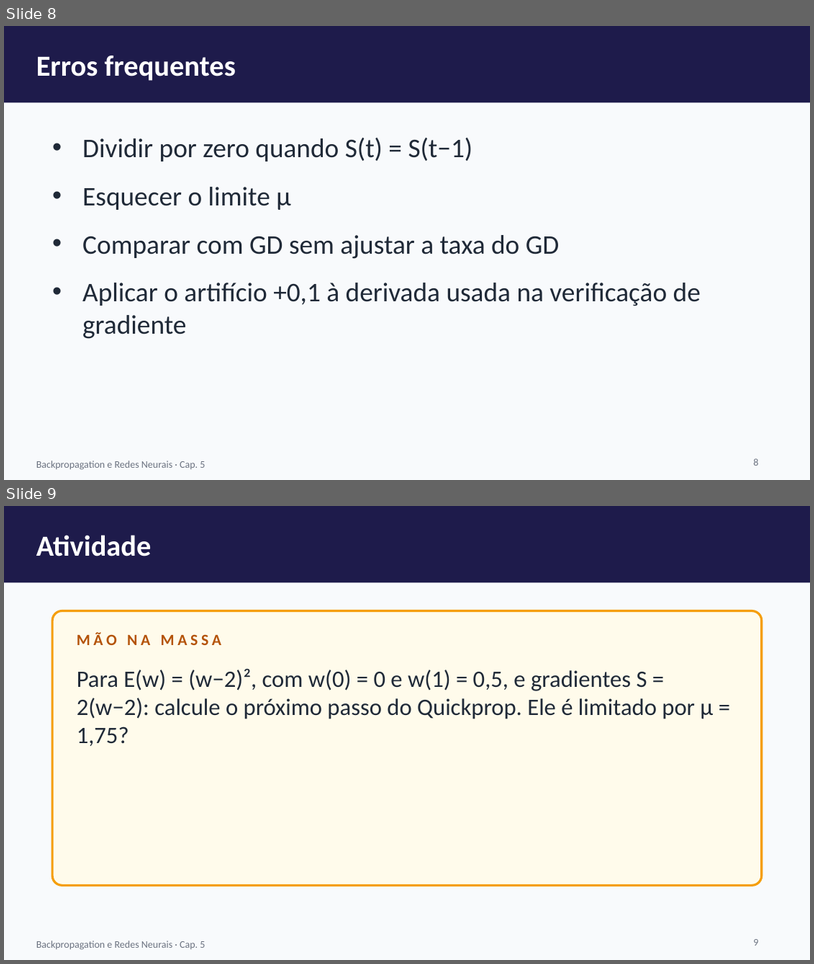
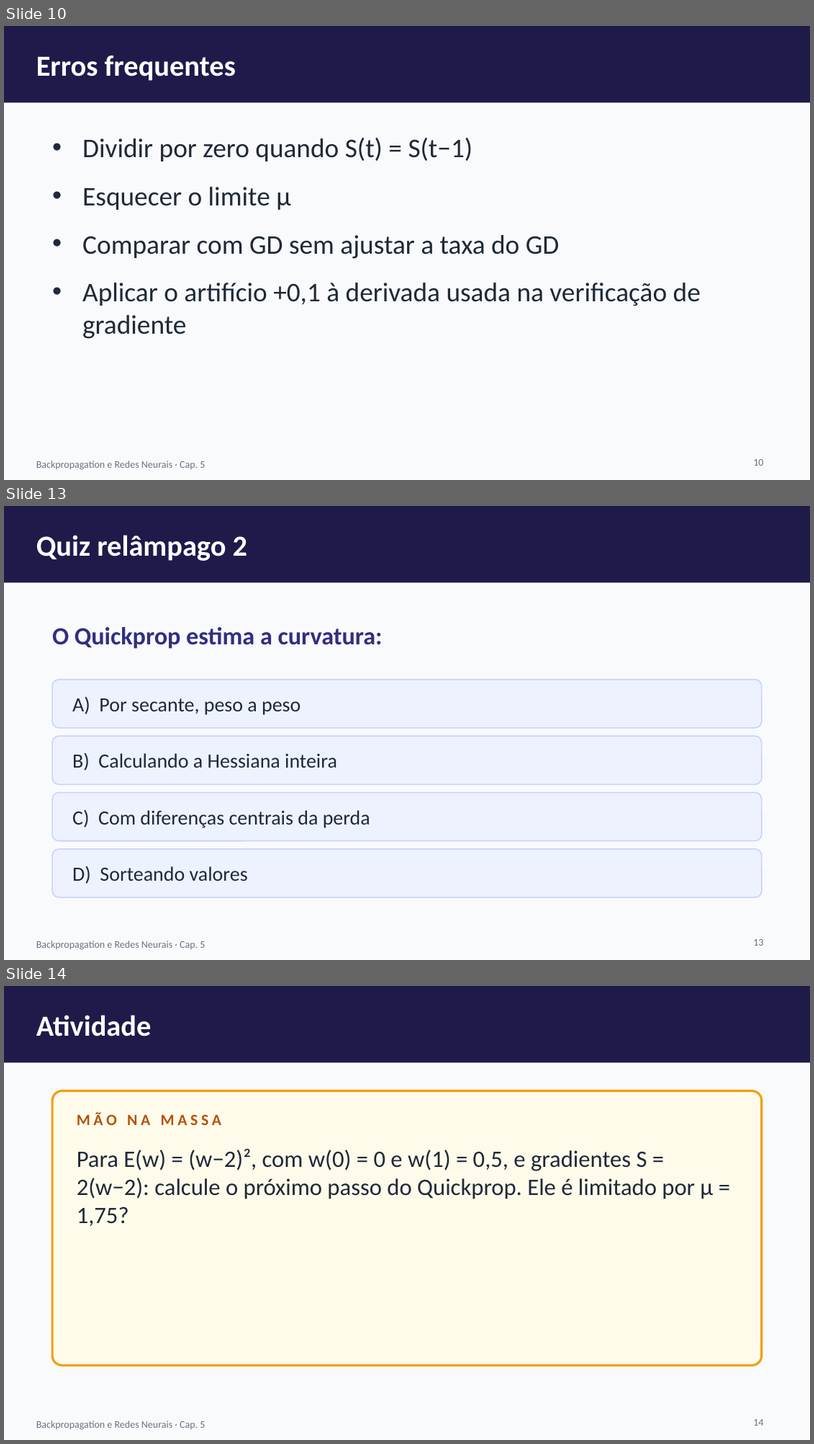
Before and after one commit to arakenmedeiros/claude, a slide deck: redes_neurais/slides/cap05_Quickprop.pptx. Shown one above the other, each under a label of ours: slides 8 and 9 before the commit, slides 10, 13 and 14 after it; the slides between them are not shown. The pictures are 814x964 and 814x1444 pixels, drawn with LibreOffice and Linux fonts; fonts in the diff are those of the drawing. Boxes give left, top, right and bottom in pixels: in the first picture for what was removed or moved away, otherwise in the second. Text is boxed around its words. In the diff, an @@ line names an element or a change of style, - is before the commit and + after.

```diff
--- a/redes_neurais/slides/cap05_Quickprop.pptx
+++ b/redes_neurais/slides/cap05_Quickprop.pptx
@@ slide 13 added at [4,506,810,960], background #F8FAFC; not listed: 2 template elements that a slide beside it also shows @@
@@ text added at [36,535,247,561], 26 pt, text #FFFFFF, bold @@
+Quiz relâmpago 2
@@ text added at [52,627,383,649], 22 pt, text #312E81, bold @@
+O Quickprop estima a curvatura:
@@ rounded rectangle added at [52,680,762,728], fill #EEF2FF, outline #C7D2FE 1 pt @@
@@ text added at [72,697,301,715], 18 pt, text #1F2937 @@
+A) Por secante, peso a peso
@@ rounded rectangle added at [52,736,762,784], fill #EEF2FF, outline #C7D2FE 1 pt @@
@@ text added at [72,753,337,770], 18 pt, text #1F2937 @@
+B) Calculando a Hessiana inteira
@@ rounded rectangle added at [52,793,762,841], fill #EEF2FF, outline #C7D2FE 1 pt @@
@@ text added at [72,809,370,828], 18 pt, text #1F2937 @@
+C) Com diferenças centrais da perda
@@ rounded rectangle added at [52,849,762,897], fill #EEF2FF, outline #C7D2FE 1 pt @@
@@ text added at [72,866,248,883], 18 pt, text #1F2937 @@
+D) Sorteando valores
@@ page number added at [754,939,764,945], 9 pt, text #6B7280 @@
+13
@@ what was slide 8 is now slide 10 @@
@@ page number at [754,459,764,465]: text changed @@
-8
+10
@@ what was slide 9 is now slide 14 @@
@@ page number at [754,1419,764,1425]: text changed @@
-9
+14
```
Also in this commit, not shown: 5 other slides added, 10 other files.
